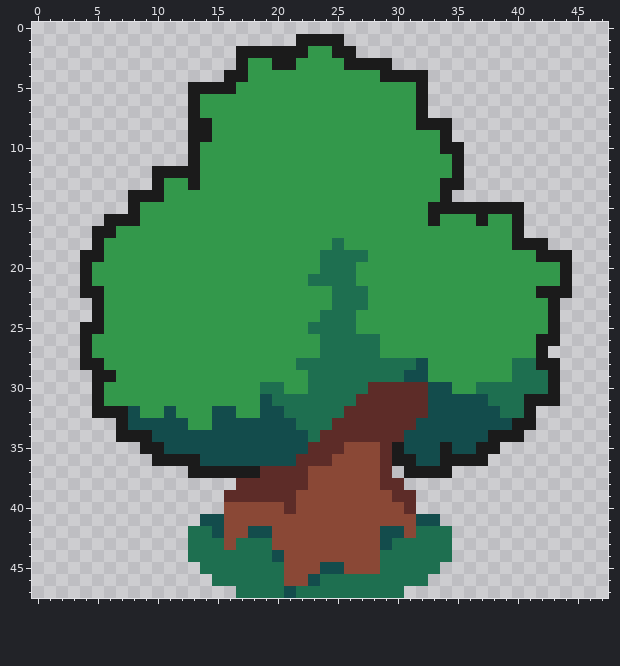
Pixel-art sprite: Roguelike_unity/Assets/Art/Environment/Tree_2.png. The picture above was drawn from the file before the commit.
The file is 48x48 pixels.
Once edited:
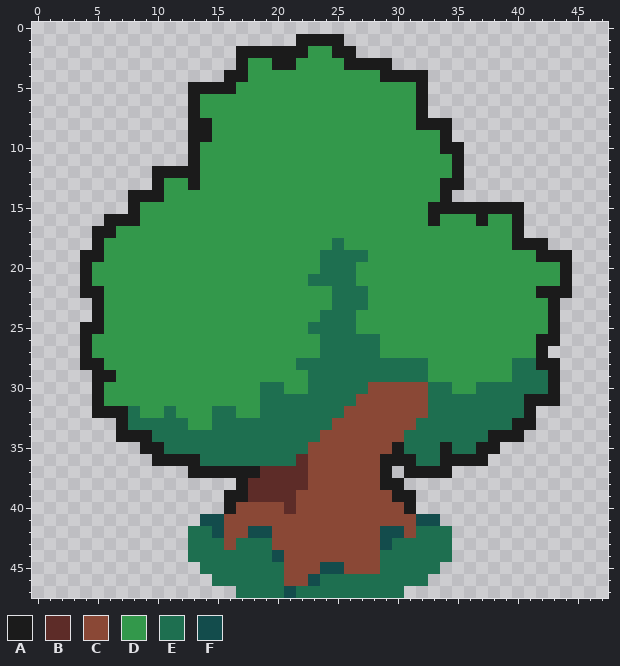
Palette (. is transparent): A #1b1b1b  B #5d2c28  C #8a4836  D #33984b  E #1e6f50  F #134c4c
Difference:
y 28: x 32 F -> E
y 29: x 31..32 FF -> EE
y 30: x 28..34 BBBBBFF -> CCCCCEE
y 31: x 19 F -> E; x 27..37 BBBBBBFFFFF -> CCCCCCEEEEE
y 32: x 8 F -> E; x 11 F -> E; x 15..16 FF -> EE; x 19..20 FF -> EE; x 26..38 BBBBBBBFFFFFF -> CCCCCCCEEEEEE
y 33: x 8..12 FFFFF -> EEEEE; x 15..21 FFFFFFF -> EEEEEEE; x 25..39 BBBBBBBFFFFFFFF -> CCCCCCCEEEEEEEE
y 34: x 10..22 FFFFFFFFFFFFF -> EEEEEEEEEEEEE; x 24..37 BBBBBBBFFFFFFF -> CCCCCCCEEEEEEE
y 35: x 11..25 FFFFFFFFFFFFBBB -> EEEEEEEEEEEECCC; x 29 B -> C; x 31..33 FFF -> EEE; x 35..36 FF -> EE
y 36: x 14..21 FFFFFFFF -> EEEEEEEE; x 23..24 BB -> CC; x 29 B -> A; x 32..33 FF -> EE
y 37: x 29 B -> A
y 38: x 17 B -> A; x 29..30 BB -> AA
y 39: x 16..17 BB -> AA; x 30..31 BB -> AA
y 40: x 16 C -> A; x 31 B -> A
Pixel boxes of the changes (left, top, right, bottom) in both pictures:
changed: (128, 358, 512, 514)
